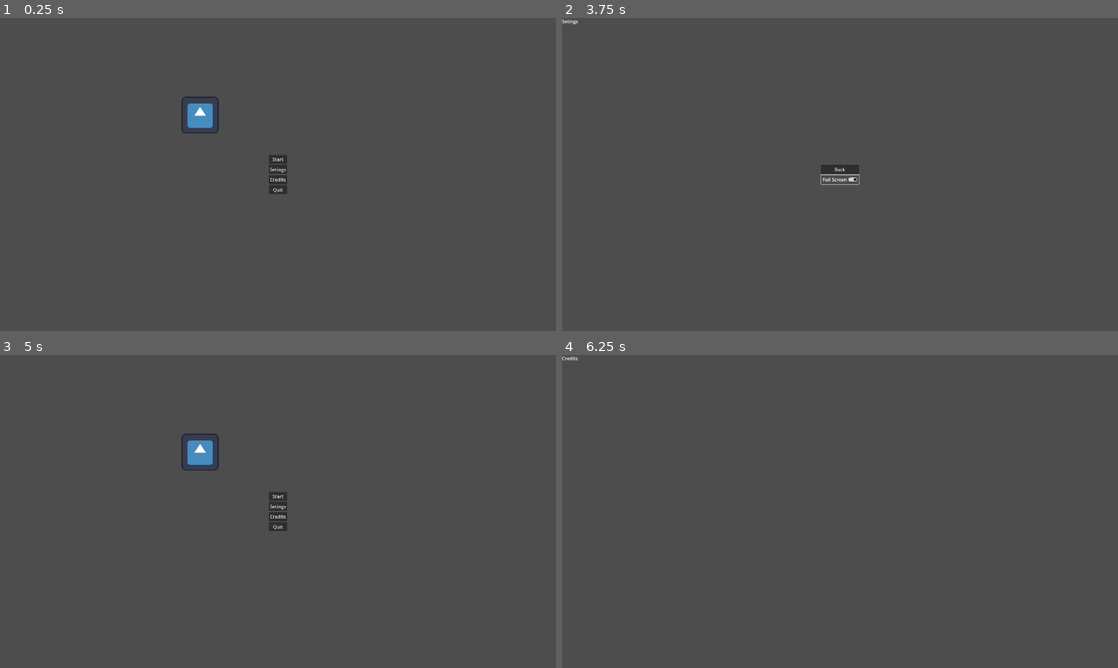
Above: before the commit, frames 1-4 (two rows, left to right).
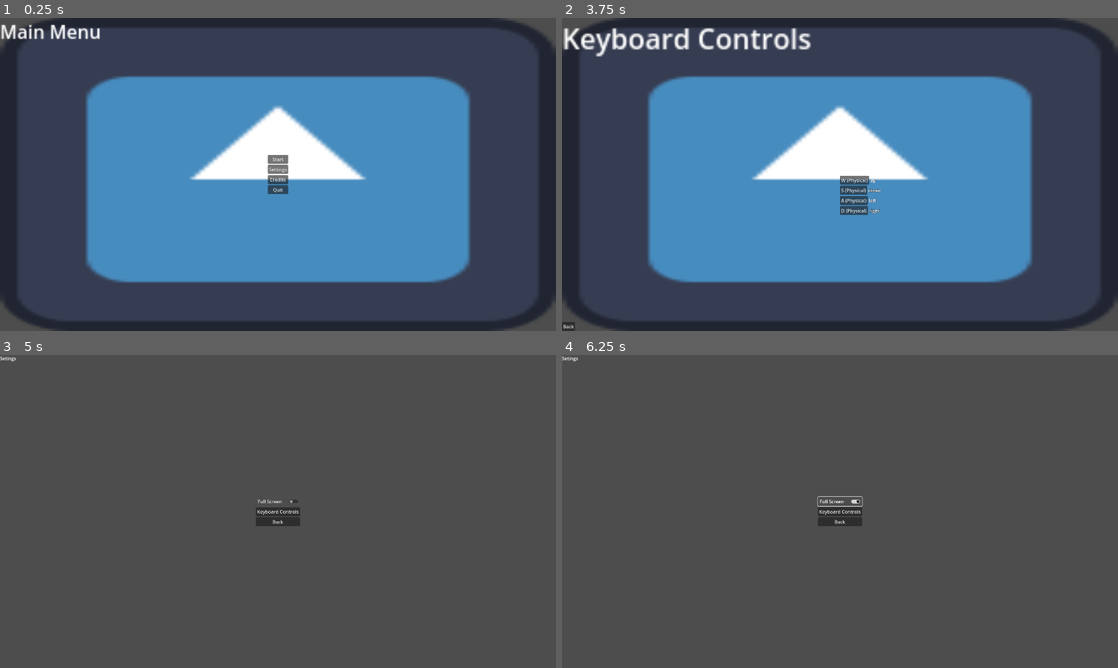
Above: after the commit, the same moments.

Repository: thedefaultbox/Game-Jam-2024
Game: Godot game, scene res://Menu/main_menu.tscn
Two runs of this game, one before a commit and one after it. Both use one fixed random seed, a clock stepped at 60 frames per second and the inputs below. The engine's default icon, where the game draws it, is replaced by a stand-in: a white triangle on a blue panel in a dark square.
Inputs (mouse positions are in pixels of both pictures, inside the frame that each line leads up to):
- Up to frame 1 (0.25 s): no input
- Up to frame 2 (3.75 s): click (840, 168) at 0.5 s, where only the run before the commit has a clickable "Setings"; click "Back" at 1.25 s; click (840, 168) at 2 s, where only the run after the commit has a clickable "Settings"; click "Full Screen" at 2.75 s; click (840, 174) at 3.5 s, where only the run after the commit has a clickable "Keyboard Controls"
- Up to frame 3 (5 s): click "Back" at 4.25 s
- Up to frame 4 (6.25 s): click (840, 517) at 5 s, where only the run before the commit has a clickable "Credits"; click (840, 502) at 5.75 s, where only the run after the commit has a clickable "Full Screen"

The runs differ from the first frame. In frame 1, 58% of the frame differs, in the area x 0-100%, y 0-100%; in frame 2, 60%; in frame 3, 1.1%; in frame 4, 0.5%.

Commit message:
Game Jam 2024 Jan 14
added custom keybinding

Diff:
--- a/Game Dev/Menu/Menu.gd
+++ b/Game Dev/Menu/Menu.gd
@@ -7,8 +7,8 @@
 	get_tree().change_scene_to_file("res://Levels/temp_sceen_level_1.tscn")
 
 
-func _on_setings_pressed():
-	get_tree().change_scene_to_file("res://Menu/setings/setings_menu.tscn")
+func _on_settings_pressed():
+	get_tree().change_scene_to_file("res://Menu/settings/settings_menu.tscn")
 
 
 func _on_credits_pressed():
--- /dev/null
+++ b/Game Dev/Menu/Settings/Keymaps/Control.gd
@@ -0,0 +1,6 @@
+extends Control
+
+
+#Back to Settings Button
+func _on_back_to_settings_pressed():
+	get_tree().change_scene_to_file("res://Menu/settings/settings_menu.tscn")
--- /dev/null
+++ b/Game Dev/Menu/Settings/Keymaps/input_mapper.gd
@@ -0,0 +1,37 @@
+extends Control
+
+const keymaps_path = "user://keymaps.dat"
+var keymaps: Dictionary
+
+
+#Gets new keybinds/Load old keybinds
+func _ready():
+	for action in InputMap.get_actions():
+		if InputMap.action_get_events(action).size() != 0:
+			keymaps[action] = InputMap.action_get_events(action)[0]
+	load_keymap()
+	for n in get_children():
+		n.update_text()
+
+
+#Reads keybinds from files
+func load_keymap():
+	if not FileAccess.file_exists((keymaps_path)):
+		save_keymap()
+		return
+	var file = FileAccess.open(keymaps_path, FileAccess.READ)
+	var temp_keymap = file.get_var(true) as Dictionary
+	file.close()
+
+	for action in keymaps.keys():
+		if temp_keymap.has(action):
+				keymaps[action] = temp_keymap[action]
+				InputMap.action_erase_events(action)
+				InputMap.action_add_event(action, keymaps[action])
+
+
+#Save new keybinds
+func save_keymap():
+	var file = FileAccess.open(keymaps_path, FileAccess.WRITE)
+	file.store_var(keymaps,true)
+	file.close()
--- /dev/null
+++ b/Game Dev/Menu/Settings/Keymaps/input_mapper.tscn
@@ -0,0 +1,203 @@
+[gd_scene load_steps=9 format=3 uid="uid://dpq6ntor05dtn"]
+
+[ext_resource type="Texture2D" uid="uid://c05knp4b42ufq" path="res://icon.svg" id="1_65cmt"]
+[ext_resource type="Script" path="res://Menu/Settings/Keymaps/remapper.gd" id="2_6rupt"]
+[ext_resource type="Script" path="res://Menu/Settings/Keymaps/Control.gd" id="2_k2j4p"]
+[ext_resource type="Script" path="res://Menu/Settings/Keymaps/input_mapper.gd" id="2_la7ch"]
+
+[sub_resource type="LabelSettings" id="LabelSettings_jn3lc"]
+outline_size = 2
+outline_color = Color(0, 0, 0, 1)
+
+[sub_resource type="LabelSettings" id="LabelSettings_br5hc"]
+outline_size = 2
+outline_color = Color(0, 0, 0, 1)
+
+[sub_resource type="LabelSettings" id="LabelSettings_asc43"]
+outline_size = 2
+outline_color = Color(0, 0, 0, 1)
+
+[sub_resource type="LabelSettings" id="LabelSettings_rcwqf"]
+outline_size = 2
+outline_color = Color(0, 0, 0, 1)
+
+[node name="InputMapper" type="Control"]
+layout_mode = 3
+anchors_preset = 15
+anchor_right = 1.0
+anchor_bottom = 1.0
+grow_horizontal = 2
+grow_vertical = 2
+
+[node name="CanvasLayer" type="CanvasLayer" parent="."]
+follow_viewport_enabled = true
+
+[node name="background" type="TextureRect" parent="CanvasLayer"]
+anchors_preset = 15
+anchor_right = 1.0
+anchor_bottom = 1.0
+grow_horizontal = 2
+grow_vertical = 2
+texture = ExtResource("1_65cmt")
+metadata/_edit_use_anchors_ = true
+
+[node name="Control" type="Control" parent="CanvasLayer/background"]
+layout_mode = 1
+anchors_preset = 15
+anchor_right = 1.0
+anchor_bottom = 1.0
+grow_horizontal = 2
+grow_vertical = 2
+script = ExtResource("2_k2j4p")
+
+[node name="MarginContainer" type="MarginContainer" parent="CanvasLayer/background/Control"]
+layout_mode = 1
+anchors_preset = 15
+anchor_right = 1.0
+anchor_bottom = 1.0
+grow_horizontal = 2
+grow_vertical = 2
+
+[node name="BoxContainer" type="BoxContainer" parent="CanvasLayer/background/Control/MarginContainer"]
+layout_mode = 2
+
+[node name="Back to Settings" type="Button" parent="CanvasLayer/background/Control/MarginContainer/BoxContainer"]
+layout_mode = 2
+size_flags_horizontal = 0
+size_flags_vertical = 8
+mouse_filter = 1
+text = "Back"
+
+[node name="HBoxContainer" type="HBoxContainer" parent="CanvasLayer/background/Control/MarginContainer"]
+layout_mode = 2
+size_flags_horizontal = 4
+size_flags_vertical = 4
+
+[node name="VBoxContainer" type="VBoxContainer" parent="CanvasLayer/background/Control/MarginContainer/HBoxContainer"]
+layout_mode = 2
+size_flags_horizontal = 4
+size_flags_vertical = 4
+alignment = 1
+
+[node name="KeyMaps" type="Control" parent="CanvasLayer/background/Control/MarginContainer/HBoxContainer/VBoxContainer"]
+layout_mode = 2
+size_flags_horizontal = 4
+size_flags_vertical = 4
+script = ExtResource("2_la7ch")
+
+[node name="up" type="Button" parent="CanvasLayer/background/Control/MarginContainer/HBoxContainer/VBoxContainer/KeyMaps"]
+layout_mode = 2
+offset_top = 4.0
+offset_right = 51.0
+offset_bottom = 35.0
+text = "up"
+script = ExtResource("2_6rupt")
+action = "up"
+
+[node name="Label" type="Label" parent="CanvasLayer/background/Control/MarginContainer/HBoxContainer/VBoxContainer/KeyMaps/up"]
+layout_direction = 2
+layout_mode = 1
+anchors_preset = 6
+anchor_left = 1.0
+anchor_top = 0.5
+anchor_right = 1.0
+anchor_bottom = 0.5
+offset_left = 4.0
+offset_top = -11.5
+offset_right = 47.0
+offset_bottom = 11.5
+grow_horizontal = 0
+grow_vertical = 2
+text = "up"
+label_settings = SubResource("LabelSettings_jn3lc")
+vertical_alignment = 3
+
+[node name="down" type="Button" parent="CanvasLayer/background/Control/MarginContainer/HBoxContainer/VBoxContainer/KeyMaps"]
+layout_mode = 2
+offset_top = 39.0
+offset_right = 51.0
+offset_bottom = 70.0
+text = "down"
+script = ExtResource("2_6rupt")
+action = "down"
+
+[node name="Label" type="Label" parent="CanvasLayer/background/Control/MarginContainer/HBoxContainer/VBoxContainer/KeyMaps/down"]
+layout_direction = 2
+layout_mode = 1
+anchors_preset = 6
+anchor_left = 1.0
+anchor_top = 0.5
+anchor_right = 1.0
+anchor_bottom = 0.5
+offset_left = 4.0
+offset_top = -11.5
+offset_right = 47.0
+offset_bottom = 11.5
+grow_horizontal = 0
+grow_vertical = 2
+text = "down"
+label_settings = SubResource("LabelSettings_br5hc")
+vertical_alignment = 3
+
+[node name="left" type="Button" parent="CanvasLayer/background/Control/MarginContainer/HBoxContainer/VBoxContainer/KeyMaps"]
+layout_mode = 2
+offset_top = 74.0
+offset_right = 51.0
+offset_bottom = 105.0
+text = "left"
+script = ExtResource("2_6rupt")
+action = "left"
+
+[node name="Label" type="Label" parent="CanvasLayer/background/Control/MarginContainer/HBoxContainer/VBoxContainer/KeyMaps/left"]
+layout_direction = 2
+layout_mode = 1
+anchors_preset = 6
+anchor_left = 1.0
+anchor_top = 0.5
+anchor_right = 1.0
+anchor_bottom = 0.5
+offset_left = 4.0
+offset_top = -11.5
+offset_right = 47.0
+offset_bottom = 11.5
+grow_horizontal = 0
+grow_vertical = 2
+text = "left"
+label_settings = SubResource("LabelSettings_asc43")
+vertical_alignment = 3
+
+[node name="right" type="Button" parent="CanvasLayer/background/Control/MarginContainer/HBoxContainer/VBoxContainer/KeyMaps"]
+layout_mode = 2
+offset_top = 109.0
+offset_right = 51.0
+offset_bottom = 140.0
+text = "right"
+script = ExtResource("2_6rupt")
+action = "right"
+
+[node name="Label" type="Label" parent="CanvasLayer/background/Control/MarginContainer/HBoxContainer/VBoxContainer/KeyMaps/right"]
+layout_direction = 2
+layout_mode = 1
+anchors_preset = 6
+anchor_left = 1.0
+anchor_top = 0.5
+anchor_right = 1.0
+anchor_bottom = 0.5
+offset_left = 4.0
+offset_top = -11.5
+offset_right = 47.0
+offset_bottom = 11.5
+grow_horizontal = 0
+grow_vertical = 2
+text = "right"
+label_settings = SubResource("LabelSettings_rcwqf")
+vertical_alignment = 3
+
+[node name="Label" type="Label" parent="CanvasLayer/background"]
+layout_mode = 0
+offset_right = 144.0
+offset_bottom = 23.0
+scale = Vector2(6, 6)
+text = "Keyboard Controls"
+
+[connection signal="pressed" from="CanvasLayer/background/Control/MarginContainer/BoxContainer/Back to Settings" to="CanvasLayer/background/Control" method="_on_back_to_settings_pressed"]
--- /dev/null
+++ b/Game Dev/Menu/Settings/Keymaps/remapper.gd
@@ -0,0 +1,32 @@
+extends Button
+
+@export var action : String
+@onready var input_mapper = $".."
+
+
+func _init():
+		toggle_mode = true
+
+func _ready():
+		set_process_unhandled_input(false)
+
+
+func _toggled(button_pressed):
+	set_process_unhandled_input(button_pressed)
+	if button_pressed:
+		text = "Awaiting Input"
+
+
+func _unhandled_input(event):
+	if event.pressed:
+		InputMap.action_erase_events(action)
+		InputMap.action_add_event(action, event)
+		button_pressed = false
+		release_focus()
+		update_text()
+		input_mapper.keymaps[action] = event
+		input_mapper.save_keymap()
+
+
+func update_text():
+	text = InputMap.action_get_events(action)[0].as_text()
--- /dev/null
+++ b/Game Dev/Menu/Settings/Settings.gd
@@ -0,0 +1,16 @@
+extends Control
+
+
+func _on_full_screen_toggled(toggled_on):
+	if toggled_on == true:
+		DisplayServer.window_set_mode(DisplayServer.WINDOW_MODE_FULLSCREEN)
+	else :
+		DisplayServer.window_set_mode(DisplayServer.WINDOW_MODE_WINDOWED)
+
+func _on_keyboard_controls_pressed():
+	get_tree().change_scene_to_file("res://Menu/Settings/Keymaps/input_mapper.tscn")
+
+
+
+func _on_back_to_menu_pressed():
+	get_tree().change_scene_to_file("res://Menu/main_menu.tscn")
--- /dev/null
+++ b/Game Dev/Menu/Settings/settings_menu.tscn
@@ -0,0 +1,81 @@
+[gd_scene load_steps=2 format=3 uid="uid://0jav6bwv5gqj"]
+
+[ext_resource type="Script" path="res://Menu/Settings/Settings.gd" id="1_l5n7j"]
+
+[node name="Settings_Menu" type="Control"]
+layout_mode = 3
+anchors_preset = 15
+anchor_right = 1.0
+anchor_bottom = 1.0
+offset_right = 1120.0
+offset_bottom = 360.0
+grow_horizontal = 2
+grow_vertical = 2
+size_flags_horizontal = 3
+size_flags_vertical = 3
+
+[node name="CanvasLayer" type="CanvasLayer" parent="."]
+follow_viewport_enabled = true
+
+[node name="background" type="TextureRect" parent="CanvasLayer"]
+offset_right = 40.0
+offset_bottom = 40.0
+metadata/_edit_use_anchors_ = true
+
+[node name="Settings" type="Control" parent="CanvasLayer/background"]
+layout_mode = 1
+anchors_preset = 8
+anchor_left = 0.5
+anchor_top = 0.5
+anchor_right = 0.5
+anchor_bottom = 0.5
+offset_left = 940.0
+offset_top = 520.0
+offset_right = 940.0
+offset_bottom = 520.0
+grow_horizontal = 2
+grow_vertical = 2
+script = ExtResource("1_l5n7j")
+
+[node name="MarginContainer" type="MarginContainer" parent="CanvasLayer/background/Settings"]
+layout_mode = 1
+anchors_preset = 8
+anchor_left = 0.5
+anchor_top = 0.5
+anchor_right = 0.5
+anchor_bottom = 0.5
+offset_left = -66.0
+offset_top = -33.0
+offset_right = 66.0
+offset_bottom = 33.0
+grow_horizontal = 2
+grow_vertical = 2
+
+[node name="HBoxContainer" type="HBoxContainer" parent="CanvasLayer/background/Settings/MarginContainer"]
+layout_mode = 2
+
+[node name="VBoxContainer" type="VBoxContainer" parent="CanvasLayer/background/Settings/MarginContainer/HBoxContainer"]
+layout_mode = 2
+
+[node name="Full Screen" type="CheckButton" parent="CanvasLayer/background/Settings/MarginContainer/HBoxContainer/VBoxContainer"]
+layout_mode = 2
+text = "Full Screen"
+
+[node name="Keyboard Controls" type="Button" parent="CanvasLayer/background/Settings/MarginContainer/HBoxContainer/VBoxContainer"]
+layout_mode = 2
+text = "Keyboard Controls
+"
+
+[node name="Back to menu" type="Button" parent="CanvasLayer/background/Settings/MarginContainer/HBoxContainer/VBoxContainer"]
+layout_mode = 2
+text = "Back"
+
+[node name="Label" type="Label" parent="CanvasLayer/background"]
+layout_mode = 0
+offset_right = 56.0
+offset_bottom = 23.0
+text = "Setings"
+
+[connection signal="toggled" from="CanvasLayer/background/Settings/MarginContainer/HBoxContainer/VBoxContainer/Full Screen" to="CanvasLayer/background/Settings" method="_on_full_screen_toggled"]
+[connection signal="pressed" from="CanvasLayer/background/Settings/MarginContainer/HBoxContainer/VBoxContainer/Keyboard Controls" to="CanvasLayer/background/Settings" method="_on_keyboard_controls_pressed"]
+[connection signal="pressed" from="CanvasLayer/background/Settings/MarginContainer/HBoxContainer/VBoxContainer/Back to menu" to="CanvasLayer/background/Settings" method="_on_back_to_menu_pressed"]
--- a/Game Dev/Menu/main_menu.tscn
+++ b/Game Dev/Menu/main_menu.tscn
@@ -1,21 +1,7 @@
-[gd_scene load_steps=4 format=3 uid="uid://do503v857w53m"]
+[gd_scene load_steps=3 format=3 uid="uid://do503v857w53m"]
 
 [ext_resource type="Texture2D" uid="uid://c05knp4b42ufq" path="res://icon.svg" id="1_joftn"]
 [ext_resource type="Script" path="res://Menu/Menu.gd" id="2_ex5rr"]
-
-[sub_resource type="GDScript" id="GDScript_qwees"]
-script/source = "extends Sprite2D
-
-
-# Called when the node enters the scene tree for the first time.
-func _ready():
-	pass # Replace with function body.
-
-
-# Called every frame. 'delta' is the elapsed time since the previous frame.
-func _process(delta):
-	pass
-"
 
 [node name="Main Menu" type="Control"]
 layout_mode = 3
@@ -30,21 +16,27 @@
 [node name="CanvasLayer" type="CanvasLayer" parent="."]
 follow_viewport_enabled = true
 
-[node name="Menu" type="Control" parent="."]
-layout_mode = 1
+[node name="Background" type="TextureRect" parent="CanvasLayer"]
+show_behind_parent = true
 anchors_preset = 15
 anchor_right = 1.0
 anchor_bottom = 1.0
 grow_horizontal = 2
 grow_vertical = 2
+texture = ExtResource("1_joftn")
+
+[node name="Menu" type="Control" parent="CanvasLayer/Background"]
+layout_mode = 1
+anchors_preset = 8
+anchor_left = 0.5
+anchor_top = 0.5
+anchor_right = 0.5
+anchor_bottom = 0.5
+grow_horizontal = 2
+grow_vertical = 2
 script = ExtResource("2_ex5rr")
 
-[node name="Background" type="Sprite2D" parent="Menu"]
-position = Vector2(-269, -205)
-texture = ExtResource("1_joftn")
-script = SubResource("GDScript_qwees")
-
-[node name="MarginContainer" type="MarginContainer" parent="Menu"]
+[node name="MarginContainer" type="MarginContainer" parent="CanvasLayer/Background/Menu"]
 layout_mode = 1
 anchors_preset = 8
 anchor_left = 0.5
@@ -58,31 +50,38 @@
 grow_horizontal = 2
 grow_vertical = 2
 
-[node name="HBoxContainer" type="HBoxContainer" parent="Menu/MarginContainer"]
+[node name="HBoxContainer" type="HBoxContainer" parent="CanvasLayer/Background/Menu/MarginContainer"]
 layout_mode = 2
 
-[node name="VBoxContainer" type="VBoxContainer" parent="Menu/MarginContainer/HBoxContainer"]
+[node name="VBoxContainer" type="VBoxContainer" parent="CanvasLayer/Background/Menu/MarginContainer/HBoxContainer"]
 layout_mode = 2
-size_flags_horizontal = 4
 
-[node name="Start" type="Button" parent="Menu/MarginContainer/HBoxContainer/VBoxContainer"]
+[node name="Start" type="Button" parent="CanvasLayer/Background/Menu/MarginContainer/HBoxContainer/VBoxContainer"]
 layout_mode = 2
 text = "Start"
 
-[node name="Setings" type="Button" parent="Menu/MarginContainer/HBoxContainer/VBoxContainer"]
+[node name="Settings" type="Button" parent="CanvasLayer/Background/Menu/MarginContainer/HBoxContainer/VBoxContainer"]
 layout_mode = 2
-text = "Setings"
+text = "Settings"
 
-[node name="Credits" type="Button" parent="Menu/MarginContainer/HBoxContainer/VBoxContainer"]
+[node name="Credits" type="Button" parent="CanvasLayer/Background/Menu/MarginContainer/HBoxContainer/VBoxContainer"]
 layout_mode = 2
 text = "Credits"
 
-[node name="Quit" type="Button" parent="Menu/MarginContainer/HBoxContainer/VBoxContainer"]
+[node name="Quit" type="Button" parent="CanvasLayer/Background/Menu/MarginContainer/HBoxContainer/VBoxContainer"]
 layout_mode = 2
 text = "Quit
 "
 
-[connection signal="pressed" from="Menu/MarginContainer/HBoxContainer/VBoxContainer/Start" to="Menu" method="_on_start_pressed"]
-[connection signal="pressed" from="Menu/MarginContainer/HBoxContainer/VBoxContainer/Setings" to="Menu" method="_on_setings_pressed"]
-[connection signal="pressed" from="Menu/MarginContainer/HBoxContainer/VBoxContainer/Credits" to="Menu" method="_on_credits_pressed"]
-[connection signal="pressed" from="Menu/MarginContainer/HBoxContainer/VBoxContainer/Quit" to="Menu" method="_on_quit_pressed"]
+[node name="Label" type="Label" parent="CanvasLayer/Background"]
+layout_mode = 0
+offset_right = 88.0
+offset_bottom = 23.0
+scale = Vector2(4, 4)
+text = "Main Menu"
+
+[connection signal="pressed" from="CanvasLayer/Background/Menu/MarginContainer/HBoxContainer/VBoxContainer/Start" to="CanvasLayer/Background/Menu" method="_on_start_pressed"]
+[connection signal="pressed" from="CanvasLayer/Background/Menu/MarginContainer/HBoxContainer/VBoxContainer/Settings" to="CanvasLayer/Background/Menu" method="_on_setings_pressed"]
+[connection signal="pressed" from="CanvasLayer/Background/Menu/MarginContainer/HBoxContainer/VBoxContainer/Settings" to="CanvasLayer/Background/Menu" method="_on_settings_pressed"]
+[connection signal="pressed" from="CanvasLayer/Background/Menu/MarginContainer/HBoxContainer/VBoxContainer/Credits" to="CanvasLayer/Background/Menu" method="_on_credits_pressed"]
+[connection signal="pressed" from="CanvasLayer/Background/Menu/MarginContainer/HBoxContainer/VBoxContainer/Quit" to="CanvasLayer/Background/Menu" method="_on_quit_pressed"]
--- a/Game Dev/project.godot
+++ b/Game Dev/project.godot
@@ -12,6 +12,8 @@
 
 config/name="Game Jam 2024"
 run/main_scene="res://Menu/main_menu.tscn"
+config/use_custom_user_dir=true
+config/custom_user_dir_name="GameJam2024"
 config/features=PackedStringArray("4.2", "Forward Plus")
 config/icon="res://icon.svg"
 
@@ -21,3 +23,26 @@
 window/size/viewport_height=1080
 window/stretch/mode="viewport"
 window/stretch/aspect="expand"
+
+[input]
+
+up={
+"deadzone": 0.5,
+"events": [Object(InputEventKey,"resource_local_to_scene":false,"resource_name":"","device":-1,"window_id":0,"alt_pressed":false,"shift_pressed":false,"ctrl_pressed":false,"meta_pressed":false,"pressed":false,"keycode":0,"physical_keycode":87,"key_label":0,"unicode":119,"echo":false,"script":null)
+]
+}
+down={
+"deadzone": 0.5,
+"events": [Object(InputEventKey,"resource_local_to_scene":false,"resource_name":"","device":-1,"window_id":0,"alt_pressed":false,"shift_pressed":false,"ctrl_pressed":false,"meta_pressed":false,"pressed":false,"keycode":0,"physical_keycode":83,"key_label":0,"unicode":115,"echo":false,"script":null)
+]
+}
+left={
+"deadzone": 0.5,
+"events": [Object(InputEventKey,"resource_local_to_scene":false,"resource_name":"","device":-1,"window_id":0,"alt_pressed":false,"shift_pressed":false,"ctrl_pressed":false,"meta_pressed":false,"pressed":false,"keycode":0,"physical_keycode":65,"key_label":0,"unicode":97,"echo":false,"script":null)
+]
+}
+right={
+"deadzone": 0.5,
+"events": [Object(InputEventKey,"resource_local_to_scene":false,"resource_name":"","device":-1,"window_id":0,"alt_pressed":false,"shift_pressed":false,"ctrl_pressed":false,"meta_pressed":false,"pressed":false,"keycode":0,"physical_keycode":68,"key_label":0,"unicode":100,"echo":false,"script":null)
+]
+}
